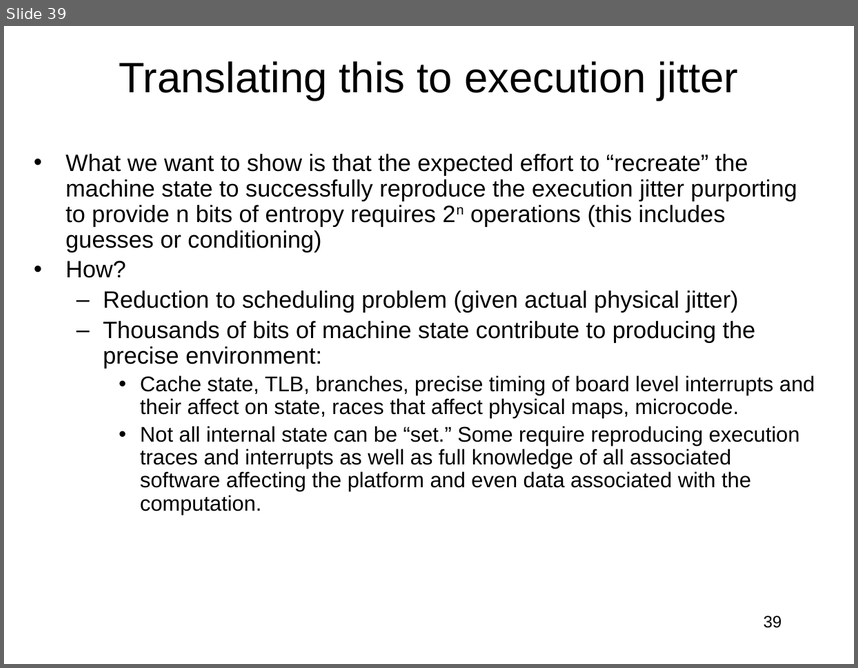
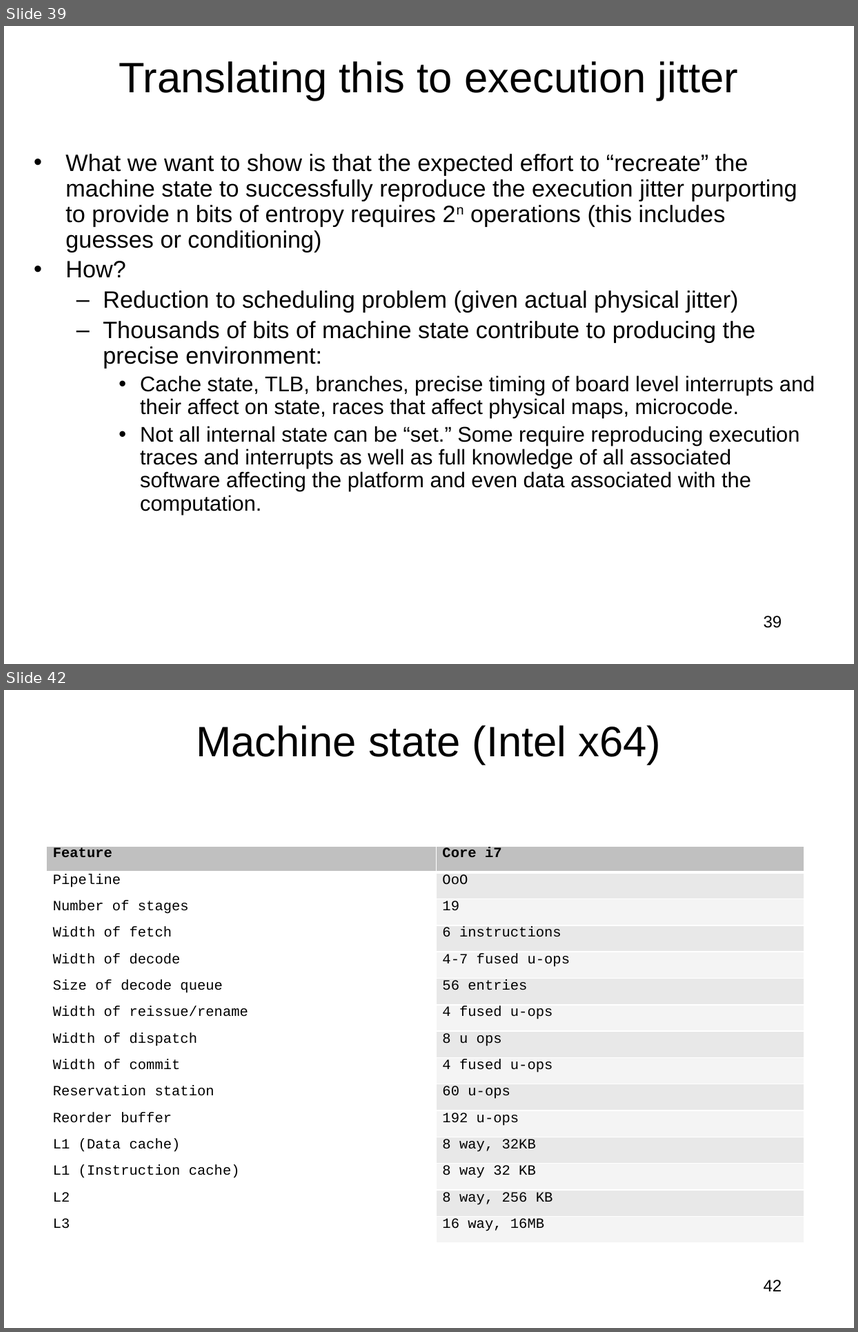
Before and after one commit to jlmucb/class_notes, a slide deck: BerkeleyClass/CS290Spring2013/Lectures/entropy_talk.pptx. Shown one above the other, each under a label of ours: slide 39 before the commit, slides 39 and 42 after it; the slides between them are not shown. The pictures are 858x668 and 858x1332 pixels, drawn with LibreOffice and Linux fonts; fonts in the diff are those of the drawing. Boxes give left, top, right and bottom in pixels: in the first picture for what was removed or moved away, otherwise in the second. Text is boxed around its words. In the diff, an @@ line names an element or a change of style, - is before the commit and + after.

```diff
--- a/BerkeleyClass/CS290Spring2013/Lectures/entropy_talk.pptx
+++ b/BerkeleyClass/CS290Spring2013/Lectures/entropy_talk.pptx
@@ slide 42 added at (x1=4, y1=690, x2=854, y2=1328), background #FFFFFF @@
@@ title added at (x1=196, y1=725, x2=662, y2=765), 36 pt, text #000000 @@
+Machine state (Intel x64)
@@ table added at (x1=47, y1=845, x2=804, y2=1243), 15 rows, 2 columns @@
+Feature | Core i7
+Pipeline | OoO
+Number of stages | 19
+Width of fetch | 6 instructions
+Width of decode | 4-7 fused u-ops
+Size of decode queue | 56 entries
+Width of reissue/rename | 4 fused u-ops
+Width of dispatch | 8 u ops
+Width of commit | 4 fused u-ops
+Reservation station | 60 u-ops
+Reorder buffer | 192 u-ops
+L1 (Data cache) | 8 way, 32KB
+L1 (Instruction cache) | 8 way 32 KB
+L2 | 8 way, 256 KB
+L3 | 16 way, 16MB
@@ page number added at (x1=764, y1=1279, x2=782, y2=1291), 14 pt, text #000000 @@
+42
```
Also in this commit, not shown: 5 other slides added.
